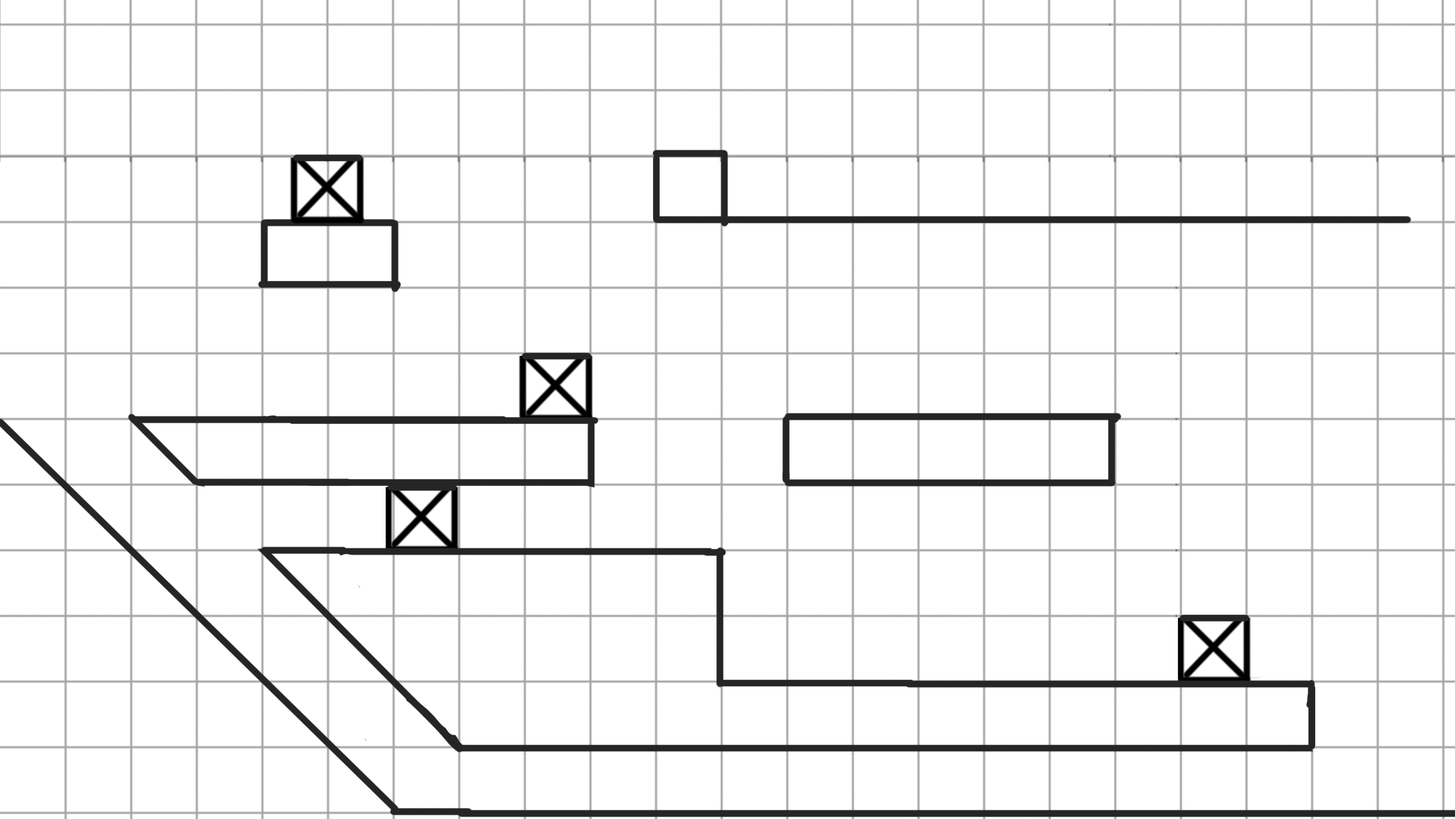
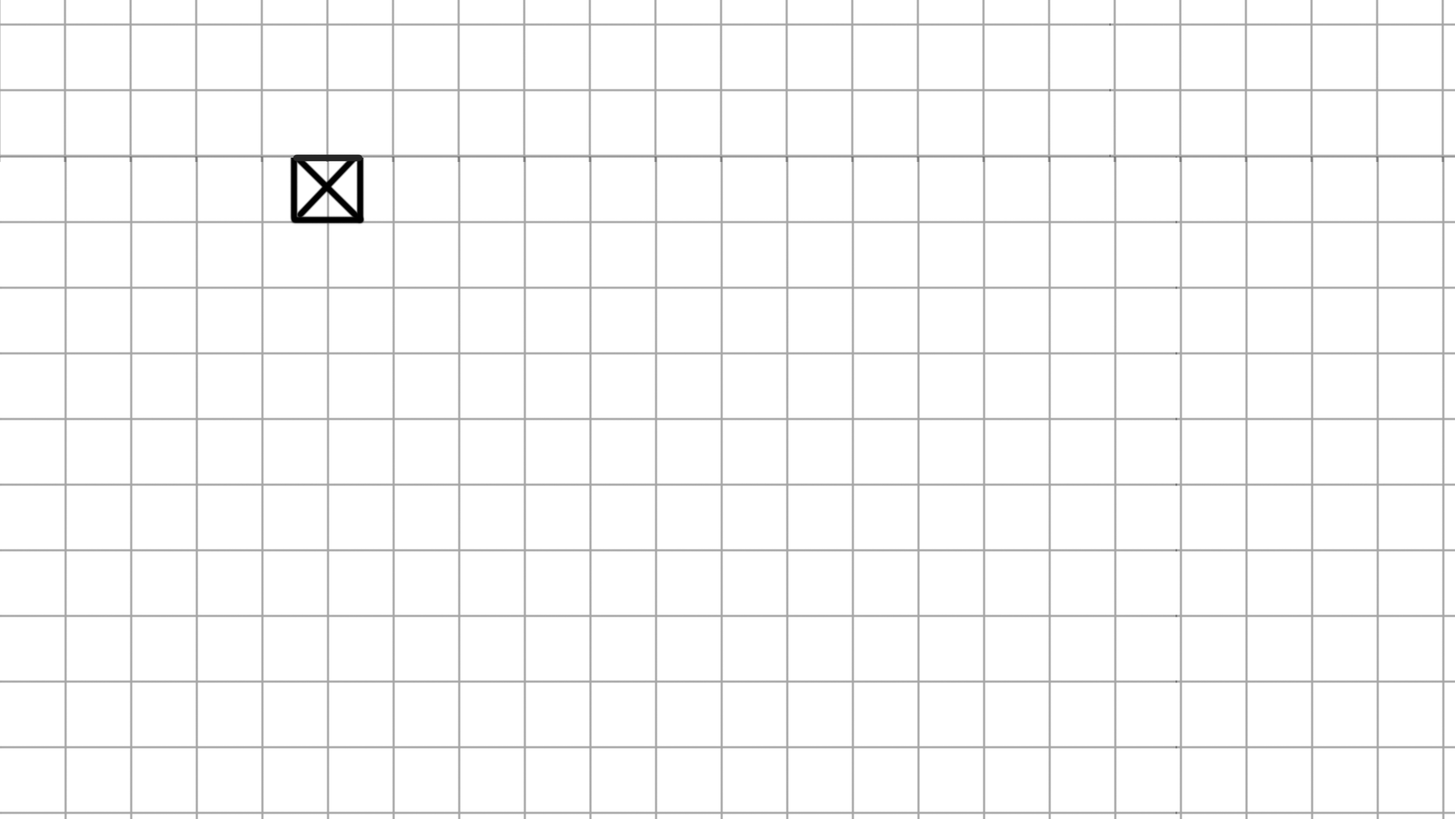
Comparing the layer stacks of the two (1455, 819) images. Changes:
removed group "3" (4 layers) from group "Nivel" over [0, 149, 1455, 818]
removed layer "Capa 3" from group "3" over [0, 149, 1455, 818]
removed layer "Caja1x1" (2nd of 4, in "Nivel" › "3") from group "3" over [1178, 614, 1255, 686]
removed layer "Caja1x1" (3rd of 4, in "Nivel" › "3") from group "3" over [385, 483, 462, 555]
removed layer "Caja1x1" (4th of 4, in "Nivel" › "3") from group "3" over [518, 352, 595, 424]
